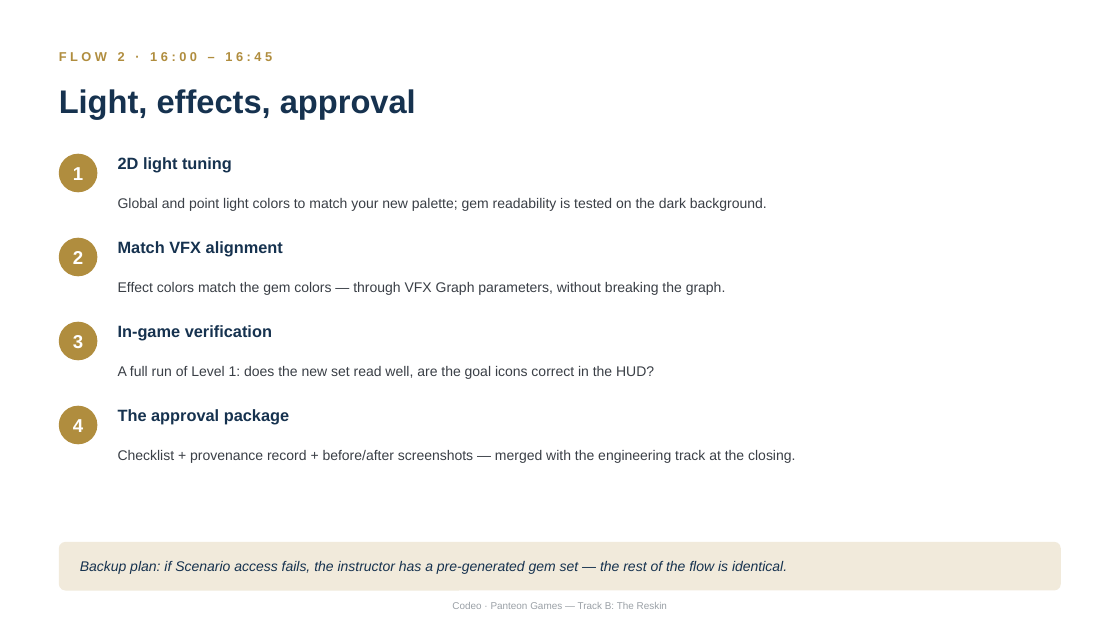
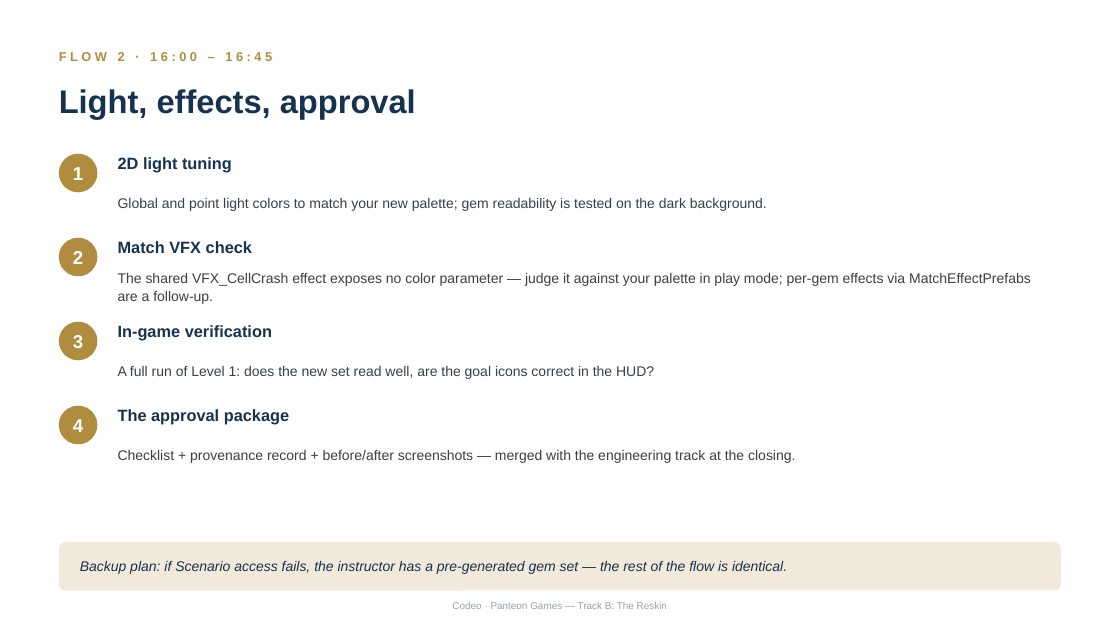
Before and after one commit to thickiran/panteon-workshop-materials, a slide deck: slide 4 of single_day/slides/05_track_b_reskin.pptx. Drawn at 1120x630 pixels with LibreOffice and Linux fonts; fonts in the diff are those of the drawing. Boxes give left, top, right and bottom in pixels: in the first picture for what was removed or moved away, otherwise in the second. Text is boxed around its words. In the diff, an @@ line names an element or a change of style, - is before the commit and + after.

```diff
--- a/single_day/slides/05_track_b_reskin.pptx
+++ b/single_day/slides/05_track_b_reskin.pptx
@@ text at (x1=118, y1=241, x2=252, y2=253): text changed @@
-Match VFX alignment
+Match VFX check
@@ text at (x1=118, y1=273, x2=1031, y2=304): text changed @@
-Effect colors match the gem colors — through VFX Graph parameters, without breaking the graph.
+The shared VFX_CellCrash effect exposes no color parameter — judge it against your palette in play mode; per-gem effects via MatchEffectPrefabs are a follow-up.
```
Also in this commit, not shown: 2 other slides changed, 4 other files.
